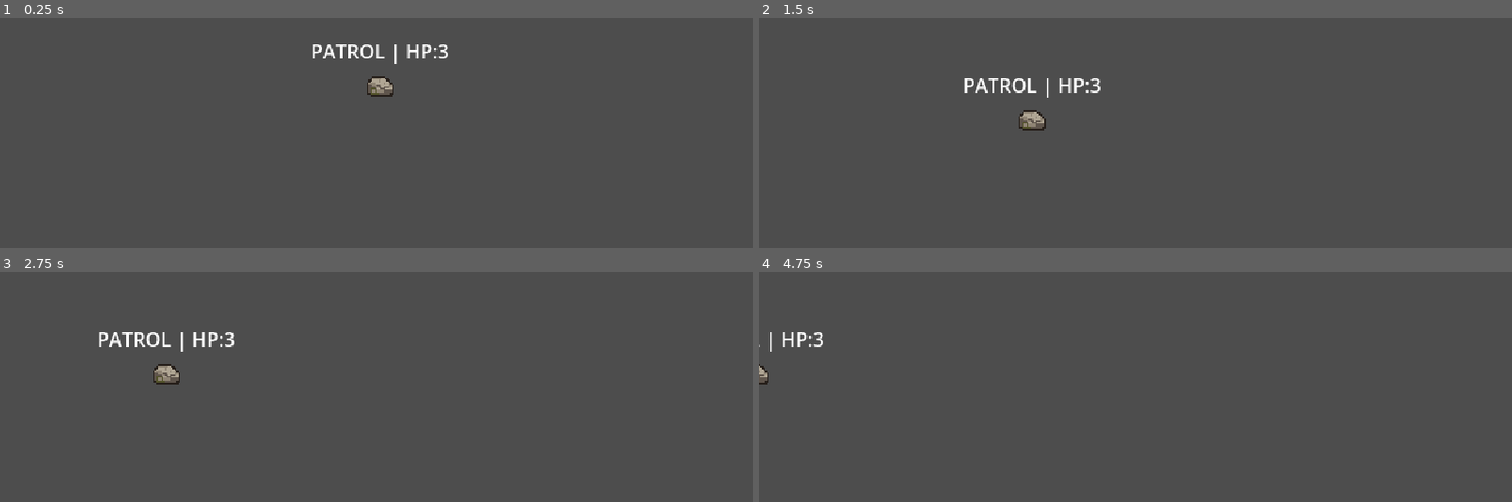
Above: before the commit, frames 1-4 (two rows, left to right).
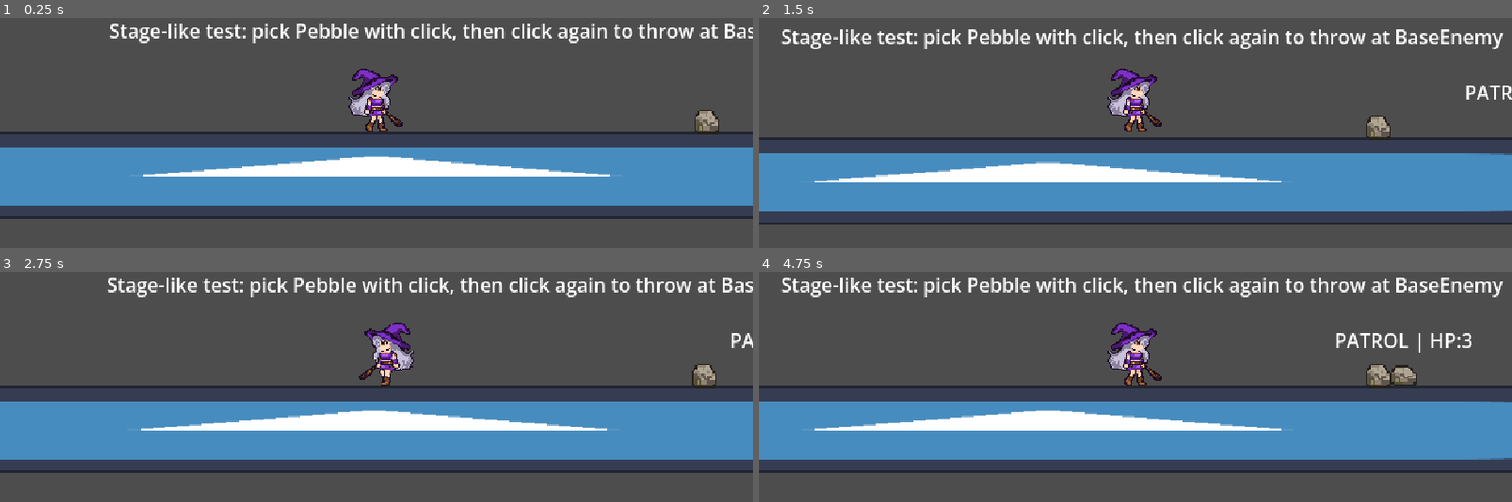
Above: after the commit, the same moments.

Repository: komura-athushi/The-Witch-s-Strange-Adventure
Game: Godot game, scene res://assets/characters/enemies/base/BaseEnemyTest.tscn
The game is run twice, just before and just after one commit, with the same random seed, the same clock (stepped at 60 frames per second) and the same inputs. This scene is started directly instead of the project's main scene. The engine's default icon, where the game draws it, is replaced by a stand-in: a white triangle on a blue panel in a dark square.
Inputs (mouse positions are in pixels of both pictures, inside the frame that each line leads up to):
- Up to frame 1 (0.25 s): no input
- Up to frame 2 (1.5 s): move the mouse to (outside the picture) at 0.52 s; hold D (move_right) 0.53-1.25 s; click (outside the picture) at 0.67 s; tap Space (jump) at 0.77 s; drag from (984, 52) to (1097, 116) at 1.27 s
- Up to frame 3 (2.75 s): move the mouse to (outside the picture) at 2.02 s; hold A (move_left) from 2.03 s (still down)
- Up to frame 4 (4.75 s): release A (move_left) at 2.75 s; drag from (1097, 370) to (outside the picture) at 2.77 s; move the mouse to (1361, 350) at 3.52 s; hold D (move_right) 3.53-4.25 s; tap Space (jump) at 3.77 s; drag from (outside the picture) to (796, 370) at 4.27 s

The runs differ from the first frame. In frame 1, 32% of the frame differs, in the area x 0-100%, y 2-88%; in frame 2, 32%; in frame 3, 32%; in frame 4, 33%.

Commit message:
Update BaseEnemyTest to include player and throwable on stage-like platform

Diff:
--- a/assets/characters/enemies/base/BaseEnemyTest.tscn
+++ b/assets/characters/enemies/base/BaseEnemyTest.tscn
@@ -1,30 +1,33 @@
 [gd_scene format=3]
 
 [ext_resource type="PackedScene" path="res://assets/characters/enemies/base/BaseEnemy.tscn" id="1_enemy"]
-
-[sub_resource type="RectangleShape2D" id="RectangleShape2D_ground"]
-size = Vector2(800, 32)
+[ext_resource type="PackedScene" path="res://assets/characters/player/player.tscn" id="2_player"]
+[ext_resource type="PackedScene" path="res://assets/characters/backgrounds/tests/BackGroundTest.tscn" id="3_platform"]
+[ext_resource type="PackedScene" path="res://assets/characters/monos/PickupItem.tscn" id="4_pickup"]
+[ext_resource type="Resource" path="res://assets/resources/PebbleSetting.tres" id="5_pebble_setting"]
 
 [node name="BaseEnemyTest" type="Node2D"]
 
-[node name="Enemy" parent="." instance=ExtResource("1_enemy")]
-position = Vector2(420, 260)
-move_speed = 70.0
+[node name="BackGroundTest" parent="." instance=ExtResource("3_platform")]
+position = Vector2(0, 83)
+scale = Vector2(10.120002, 0.56)
 
-[node name="Ground" type="StaticBody2D" parent="."]
-position = Vector2(400, 320)
+[node name="Player" parent="." instance=ExtResource("2_player")]
+position = Vector2(0, 20)
 
-[node name="CollisionShape2D" type="CollisionShape2D" parent="Ground"]
-shape = SubResource("RectangleShape2D_ground")
+[node name="Pebble" parent="." instance=ExtResource("4_pickup")]
+position = Vector2(272, 24)
+scale = Vector2(0.14230613, 0.18575664)
+item_settings = ExtResource("5_pebble_setting")
+throw_weight = 0.7
 
-[node name="Camera2D" type="Camera2D" parent="."]
-position = Vector2(400, 220)
-enabled = true
-position_smoothing_enabled = false
+[node name="BaseEnemy" parent="." instance=ExtResource("1_enemy")]
+position = Vector2(460, 20)
+move_speed = 40.0
 
 [node name="GuideLabel" type="Label" parent="."]
-offset_left = 16.0
-offset_top = 16.0
-offset_right = 390.0
-offset_bottom = 40.0
-text = "BaseEnemy Test: patrol/wait loop on fixed camera"
+offset_left = -220.0
+offset_top = -48.0
+offset_right = 520.0
+offset_bottom = -16.0
+text = "Stage-like test: pick Pebble with click, then click again to throw at BaseEnemy"
